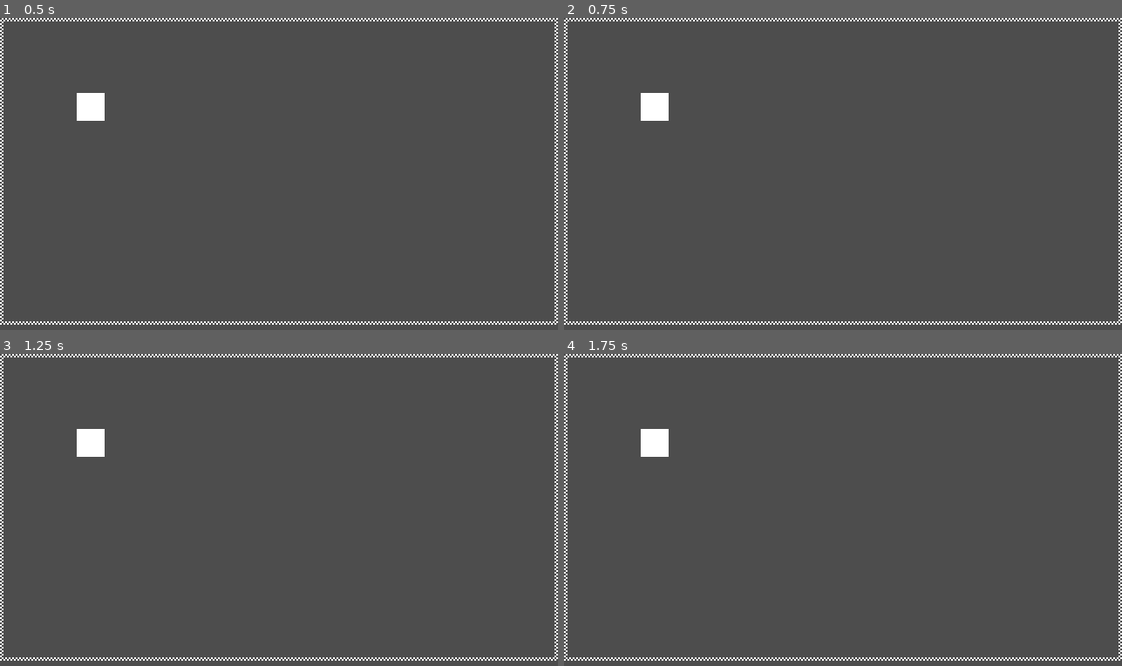
Above: before the commit, frames 1-4 (two rows, left to right).
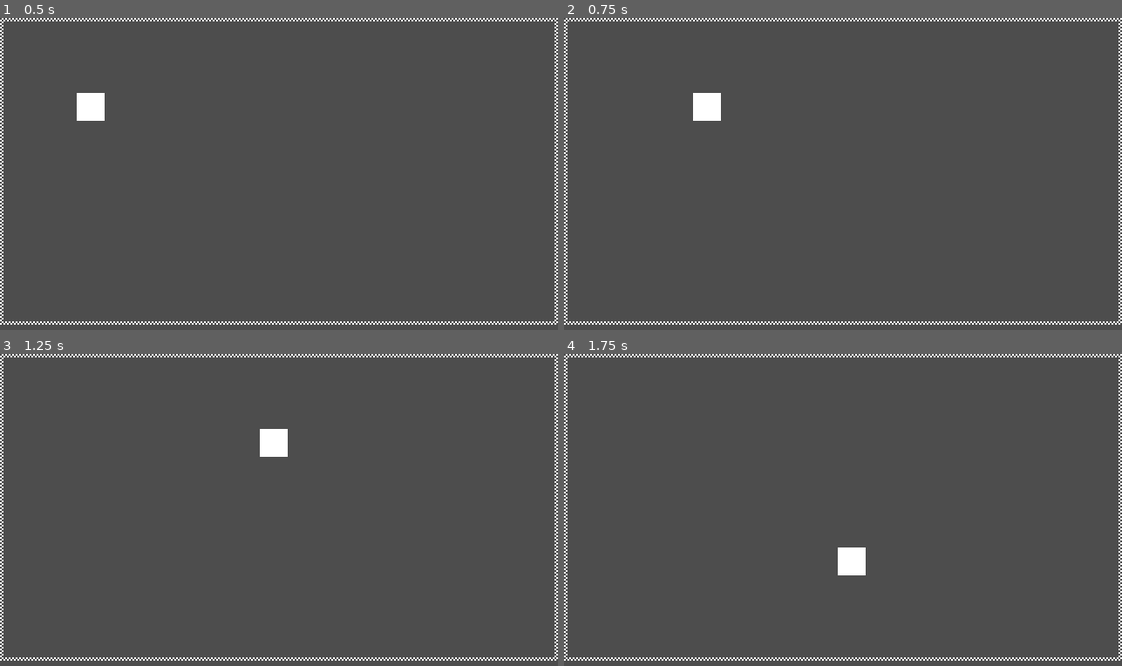
Above: after the commit, the same moments.

Repository: Enoxboo/Project-G
Game: Godot game, scene res://Levels/test_scene.tscn
Same seed, same stepped clock (60 frames per second), same inputs: the game is played once before the commit and once after it.
Inputs:
- Up to frame 1 (0.5 s): no input
- Up to frame 2 (0.75 s): tap Enter at 0.5 s; hold D (move_right) from 0.53 s (still down)
- Up to frame 3 (1.25 s): keep holding D (move_right)
- Up to frame 4 (1.75 s): release D (move_right) at 1.28 s; hold S (move_down) from 1.28 s (still down)

Frame 1 is identical in both runs. In frame 2, 0.9% of the frame differs, in the area x 13-29%, y 24-33%; in frame 3, 0.9%; in frame 4, 0.9%.

Commit message:
feat: add enum-based player movement state machine

Diff:
--- a/Player/player.gd
+++ b/Player/player.gd
@@ -1,7 +1,57 @@
 extends CharacterBody2D
 class_name Player
 
+enum State {
+	IDLE,
+	RUN,
+}
 @export var data: PlayerData
+var current_state: State = State.IDLE
+
+
+func _ready() -> void:
+	enter()
+
 
 func _physics_process(_delta: float) -> void:
+	var previous_state: State = current_state
+	update()
+	if current_state != previous_state:
+		update()
 	move_and_slide()
+
+
+func enter() -> void:
+	match current_state:
+		State.IDLE:
+			velocity = Vector2.ZERO
+		State.RUN:
+			pass
+
+
+func update() -> void:
+	var input_direction: Vector2 = Input.get_vector("move_left", "move_right", "move_up", "move_down")
+	match current_state:
+		State.IDLE:
+			if not input_direction.is_zero_approx():
+				change_state(State.RUN)
+				return
+		State.RUN:
+			velocity = data.speed * input_direction
+			if input_direction.is_zero_approx():
+				change_state(State.IDLE)
+				return
+
+
+func exit() -> void:
+	match current_state:
+		State.IDLE:
+			pass
+		State.RUN:
+			pass
+
+
+func change_state(new_state: State) -> void:
+	exit()
+	current_state = new_state
+	enter()
